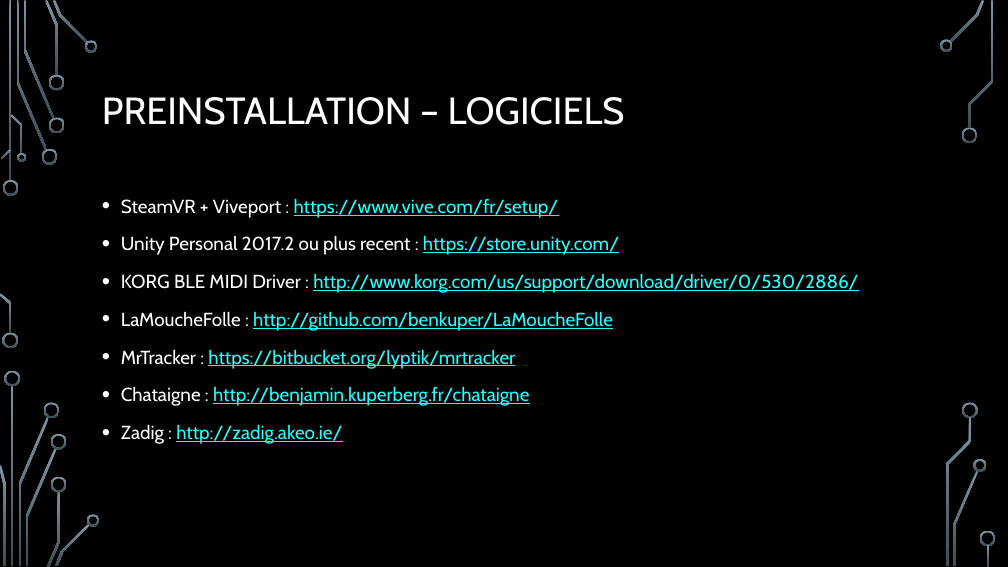
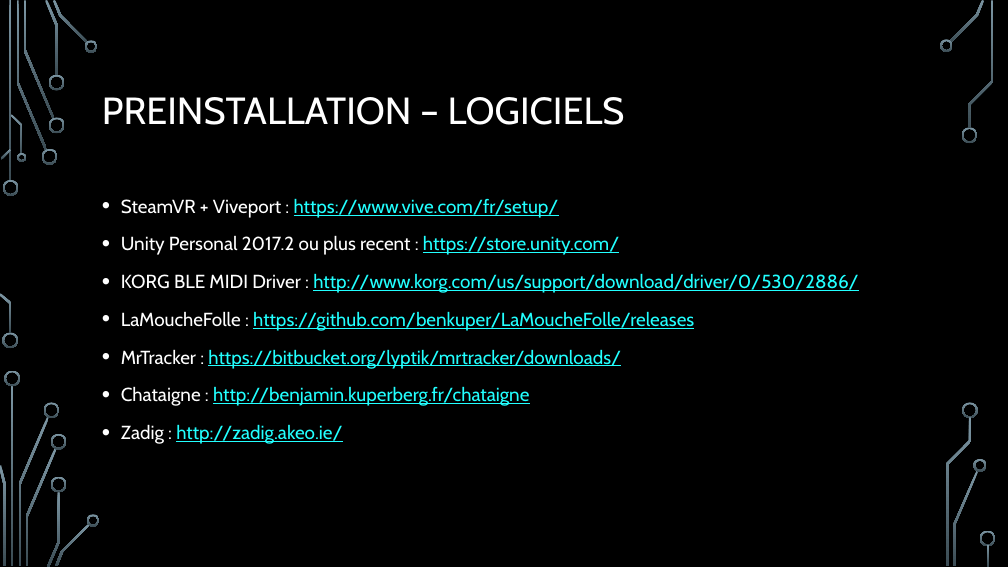
Before and after one commit to benkuper/SphereCurieuses, a slide deck: slide 3 of Resources/doc/H2C2.pptx. Drawn at 1008x567 pixels with LibreOffice and Linux fonts; fonts in the diff are those of the drawing; background and template pictures are left out. Boxes give left, top, right and bottom in pixels: in the first picture for what was removed or moved away, otherwise in the second. Text is boxed around its words. In the diff, an @@ line names an element or a change of style, - is before the commit and + after.

```diff
--- a/Resources/doc/H2C2.pptx
+++ b/Resources/doc/H2C2.pptx
@@ text at box(121, 311, 694, 369): text changed @@
-• LaMoucheFolle : http://github.com/benkuper/LaMoucheFolle
-• MrTracker : https://bitbucket.org/lyptik/mrtracker
+• LaMoucheFolle : https://github.com/benkuper/LaMoucheFolle/releases
+• MrTracker : https://bitbucket.org/lyptik/mrtracker/downloads/
```
Also in this commit, not shown: 1 other file.
